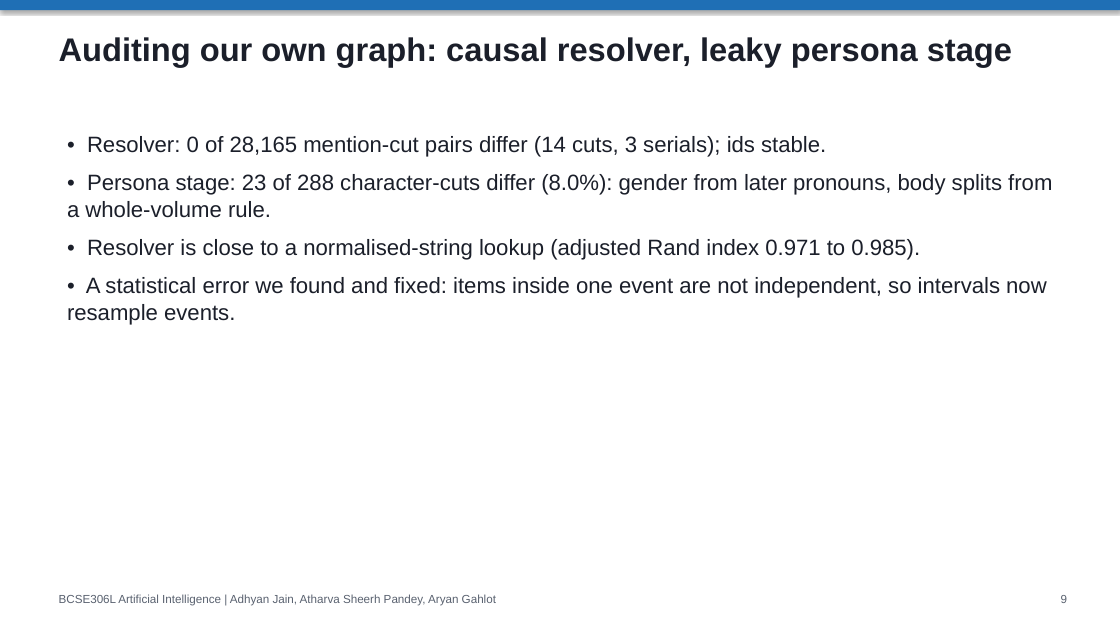
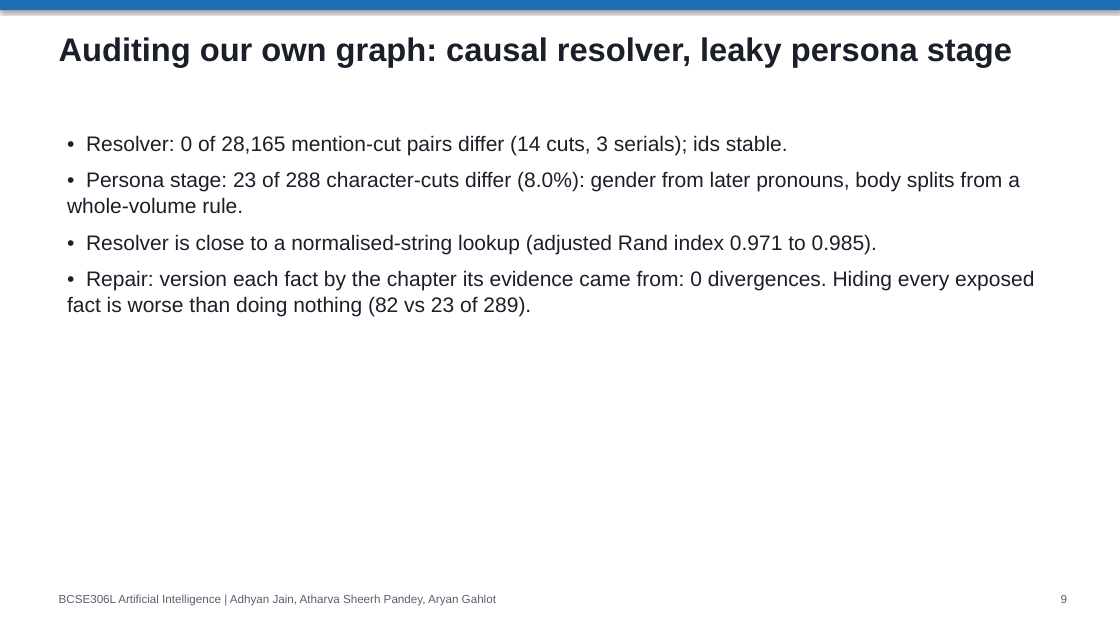
Before and after one commit to adhyan-jain/EchoTales, a slide deck: slide 10 of EchoTales_Research_Presentation.pptx (slide 9 before the commit). Drawn at 1120x630 pixels with LibreOffice and Linux fonts; fonts in the diff are those of the drawing. Boxes give left, top, right and bottom in pixels: in the first picture for what was removed or moved away, otherwise in the second. Text is boxed around its words. In the diff, an @@ line names an element or a change of style, - is before the commit and + after.

```diff
--- a/EchoTales_Research_Presentation.pptx
+++ b/EchoTales_Research_Presentation.pptx
@@ text at bbox=[67, 135, 1020, 254]: size 19 to 18 pt in "• Resolver: 0 of 28,165 mention-cut pairs ...", "• Persona stage: 23 of 288 character-cuts ...", "• Resolver is close to a normalised-string ..." @@
@@ text at bbox=[67, 270, 1034, 316]: text changed; size 19 to 18 pt @@
-• A statistical error we found and fixed: items inside one event are not independent, so intervals now resample events.
+• Repair: version each fact by the chapter its evidence came from: 0 divergences. Hiding every exposed fact is worse than doing nothing (82 vs 23 of 289).
```
Also in this commit, not shown: 4 other slides changed, 7 other files.
